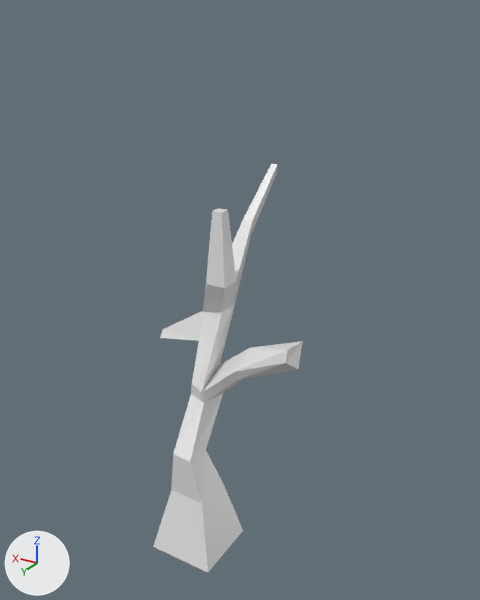
A saved change to the Blender file assets/3d_models/plants/basic-plant/basic-plant.blend.
One viewpoint serves both versions: a 50 mm camera at (-2.88, 4.03, 4.28) aimed at (-0.13, -0.54, 2.0). Every picture has the same lights, and +X, +Y and +Z are marked at lower left.

The scene before the commit, as lines of its bpy script (objects in view):
```python
me_cube = bpy.data.meshes.new('Cube')
me_cube.from_pydata(...)  # 60 vertices, 58 faces; spans x -2.93..2.34, y -5.49..1.0, z -1.0..9.59
me_cube.materials.append(mat_material)  # white #e7e7e7
ob_cube = bpy.data.objects.new('Cube', me_cube)
ob_cube.location = (0.0, 0.0, 0.0)
ob_cube.scale = (0.308, 0.308, 0.308)
```
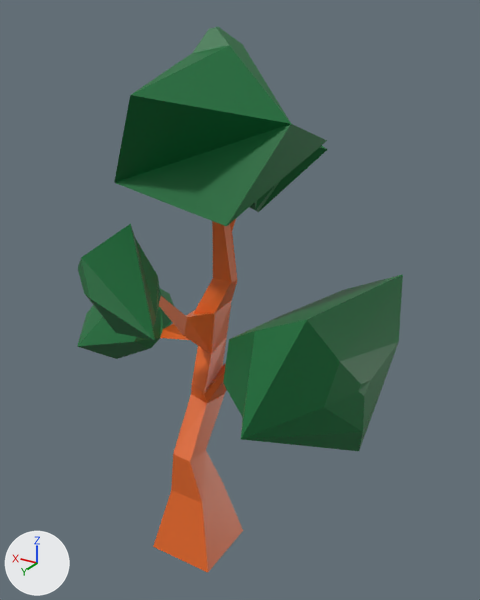
Commit message: Update plant 3d_model basic-plant

Where the change shows, as pixel boxes (x1, y1, x2, y2) in the pictures (480 x 600 px):
'Cube', reshaped (117% wider, 33% taller): before (153, 164, 303, 572); after (77, 27, 403, 572)
part 1 of me_cube, built on: before (199, 208, 303, 369); after (77, 27, 403, 451)
part 2 of me_cube, recoloured (white to orange): (153, 224, 243, 572) in both

The change, as a diff of the scene's bpy script:
```diff
--- a/assets/3d_models/plants/basic-plant/basic-plant.blend.py
+++ b/assets/3d_models/plants/basic-plant/basic-plant.blend.py
@@ mat_leaves @@
+mat_leaves = principled_material('Leaves')
+mat_leaves.base_color = (0.0, 0.152, 0.0343)  # dark green #006d34
@@ mat_trunk @@
+mat_trunk = principled_material('Trunk')
+mat_trunk.base_color = (0.8, 0.145, 0.0212)  # orange #e76a28
+mat_trunk.roughness = 0.4
@@ me_cube @@
 # used by ob_cube; location = (0.0, 0.0, 0.0); scale = (0.308, 0.308, 0.308)
-me_cube.from_pydata(...)  # 60 vertices, 58 faces; spans x -2.93..2.34, y -5.49..1.0, z -1.0..9.59
+me_cube.from_pydata(...)  # 152 vertices, 150 faces; spans x -4.97..5.27, y -5.63..3.01, z -1.0..13.62
+# me_cube part 1
+# 8 faces are deleted
+# 28 vertices move from x -2.93..1.1, y -5.49..0.03, z 3.58..9.59 to x -1.48..1.1, y -3.64..0.04, z 3.58..9.59
+# 92 vertices are added at x -4.97..5.27, y -5.63..3.01, z 2.99..13.62
+# 11 new faces join them, mat_trunk (orange #e76a28)
+# 89 new faces join them, mat_leaves (dark green #006d34)
+# me_cube part 2: 50 faces spanning x -1.48..2.34, y -3.64..1.0, z -1.0..9.59 switch from mat_material (white #e7e7e7) to mat_trunk (orange #e76a28)
+me_cube.materials.append(mat_leaves)  # dark green #006d34
```
